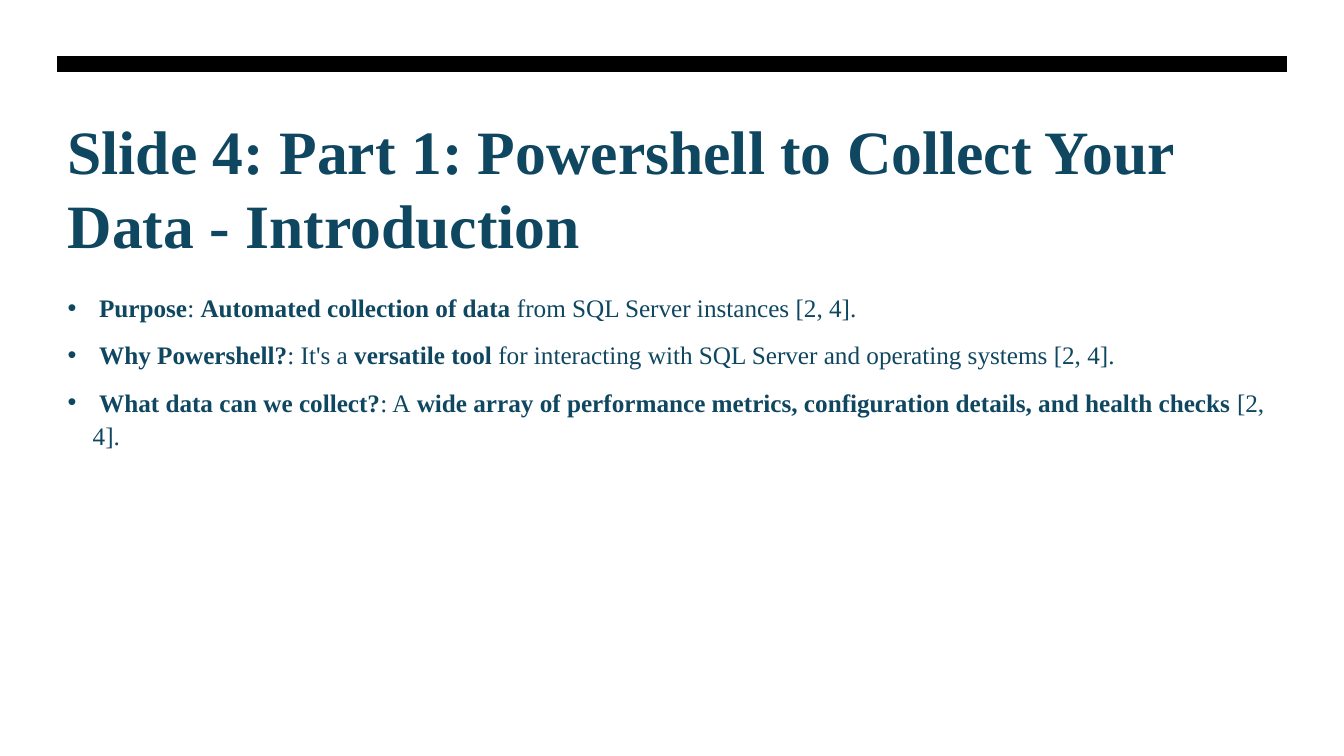
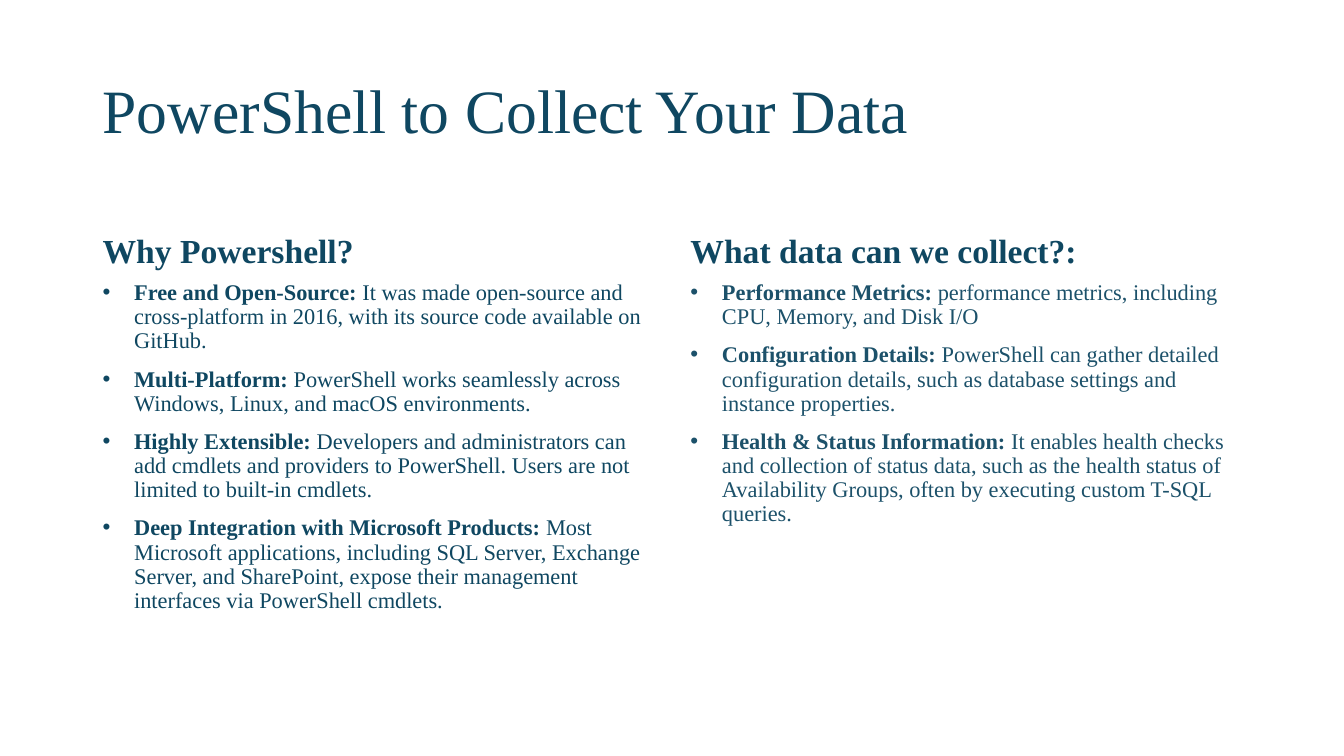
Before and after one commit to David-Seis/Presentations, a slide deck: slide 4 of Sessions/Build a Custom Monitoring Solution for your SQL Server Environment/2025-07-19 - SQLSATSF/Custom monitoring solution.pptx. Drawn at 1344x756 pixels with LibreOffice and Linux fonts; fonts in the diff are those of the drawing. Boxes give left, top, right and bottom in pixels: in the first picture for what was removed or moved away, otherwise in the second. Text is boxed around its words. In the diff, an @@ line names an element or a change of style, - is before the commit and + after.

Commit message:
Update presentation files for SQL Server sessions with new content

```diff
--- a/Sessions/Build a Custom Monitoring Solution for your SQL Server Environment/2025-07-19 - SQLSATSF/Custom monitoring solution.pptx
+++ b/Sessions/Build a Custom Monitoring Solution for your SQL Server Environment/2025-07-19 - SQLSATSF/Custom monitoring solution.pptx
@@ freeform shape removed at (57,56,1288,73) @@
@@ title "PowerShell to Collect Your Data" at (103,90,908,134): vertical alignment top to middle @@
@@ title at (103,90,908,134): text changed; bold off @@
-Slide 4: Part 1: Powershell to Collect Your Data - Introduction
+PowerShell to Collect Your Data
@@ text "Why Powershell?" at (103,239,353,270): vertical alignment top to bottom @@
@@ text at (103,239,353,270): text changed; size 18 to 24 pt @@
-• Purpose: Automated collection of data from SQL Server instances [2, 4].
-• Why Powershell?: It's a versatile tool for interacting with SQL Server and operating systems [2, 4].
-• What data can we collect?: A wide array of performance metrics, configuration details, and health checks [2, 4].
+Why Powershell?
@@ text added at (690,239,1076,264), 24 pt, text #0F4761, bold @@
+What data can we collect?:
@@ text added at (134,284,640,609), 16 pt, text #0F4761 @@
+• Free and Open-Source: It was made open-source and cross-platform in 2016, with its source code available on GitHub.
+• Multi-Platform: PowerShell works seamlessly across Windows, Linux, and macOS environments.
+• Highly Extensible: Developers and administrators can add cmdlets and providers to PowerShell. Users are not limited to built-in cmdlets.
+• Deep Integration with Microsoft Products: Most Microsoft applications, including SQL Server, Exchange Server, and SharePoint, expose their management interfaces via PowerShell cmdlets.
@@ text added at (722,284,1224,526), 16 pt, text #1C516A @@
+• Performance Metrics: performance metrics, including CPU, Memory, and Disk I/O
+• Configuration Details: PowerShell can gather detailed configuration details, such as database settings and instance properties.
+• Health & Status Information: It enables health checks and collection of status data, such as the health status of Availability Groups, often by executing custom T-SQL queries.
```
Also in this commit, not shown: 18 other slides changed, 1 slide added, 1 slide removed, 2 other files.
